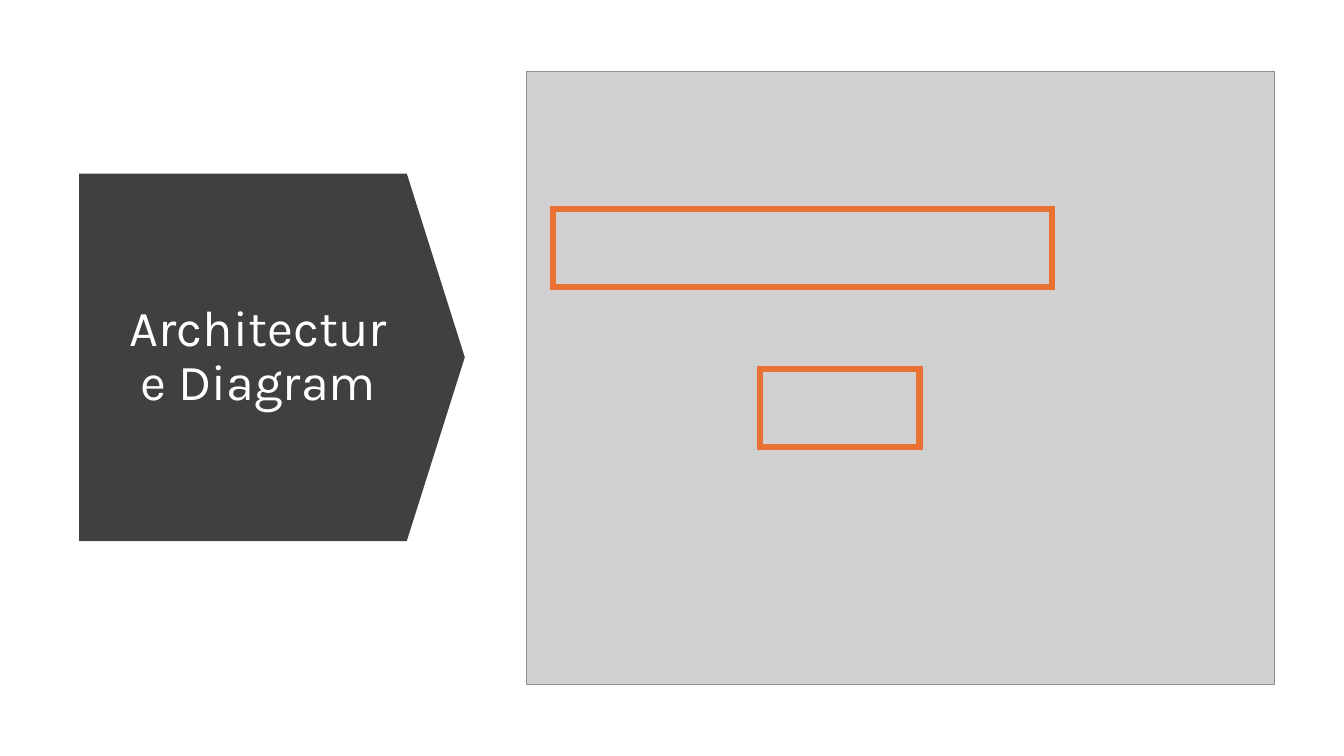
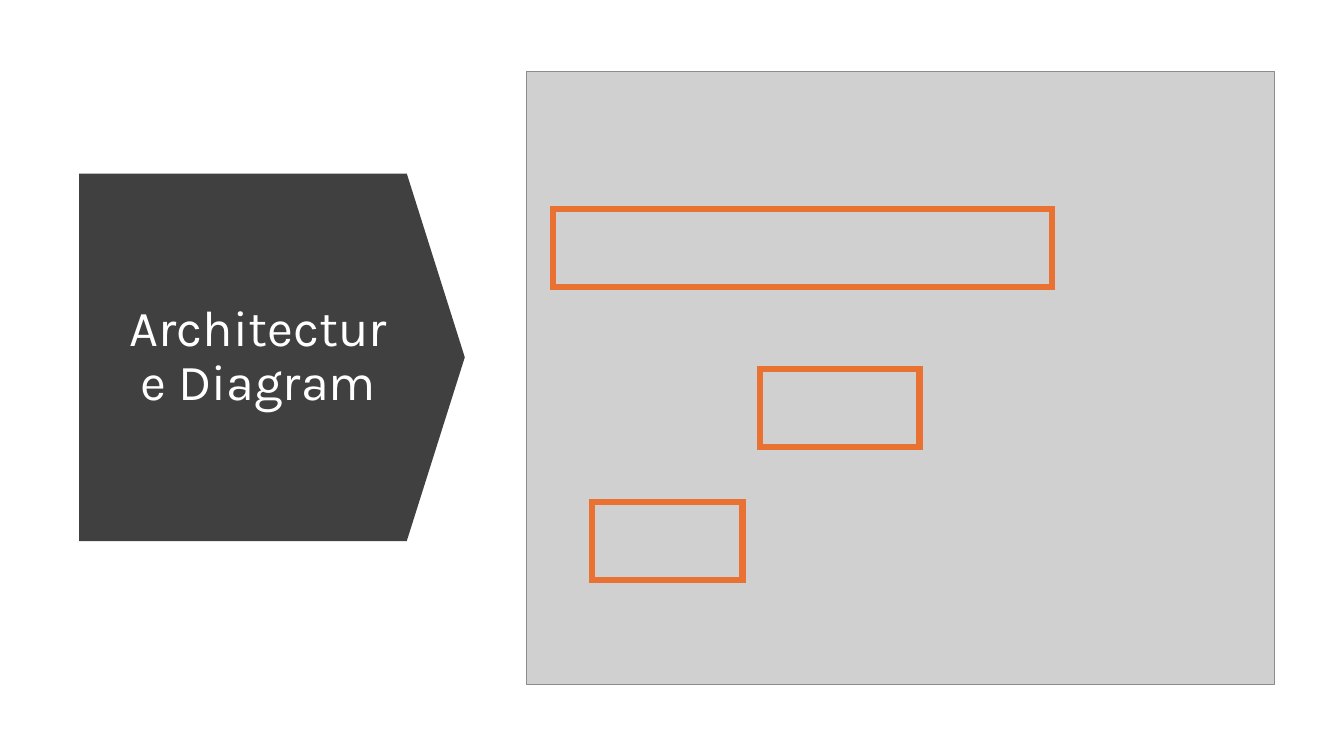
Before and after one commit to aobermuhlner/BigData_Chess_Project, a slide deck: slide 3 of documentation/Presentations/Chess Opening Analyzer.pptm. Drawn at 1344x756 pixels with LibreOffice and Linux fonts; fonts in the diff are those of the drawing; grey boxes stand for pictures. Boxes give left, top, right and bottom in pixels: in the first picture for what was removed or moved away, otherwise in the second. Text is boxed around its words. In the diff, an @@ line names an element or a change of style, - is before the commit and + after.

```diff
--- a/documentation/Presentations/Chess Opening Analyzer.pptm
+++ b/documentation/Presentations/Chess Opening Analyzer.pptm
@@ rectangle added at <box>592,502,742,580</box>, outline #E97132 4.5 pt @@
```
Also in this commit, not shown: 4 other slides changed, 1 slide added, 1 other file.
